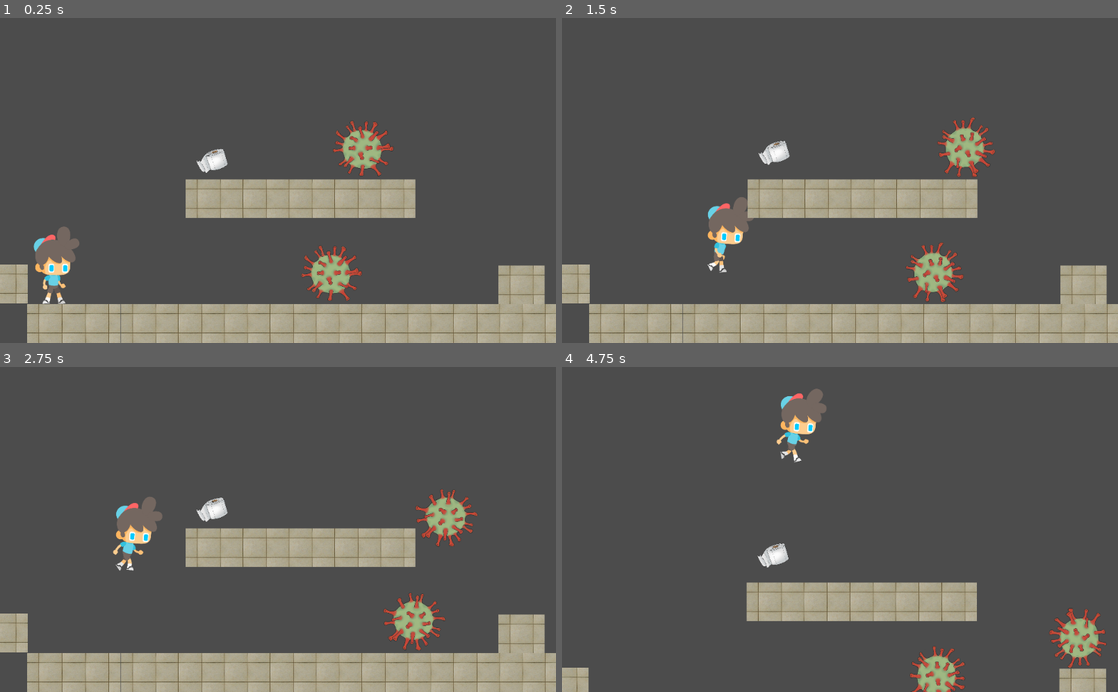
Above: before the commit, frames 1-4 (two rows, left to right).
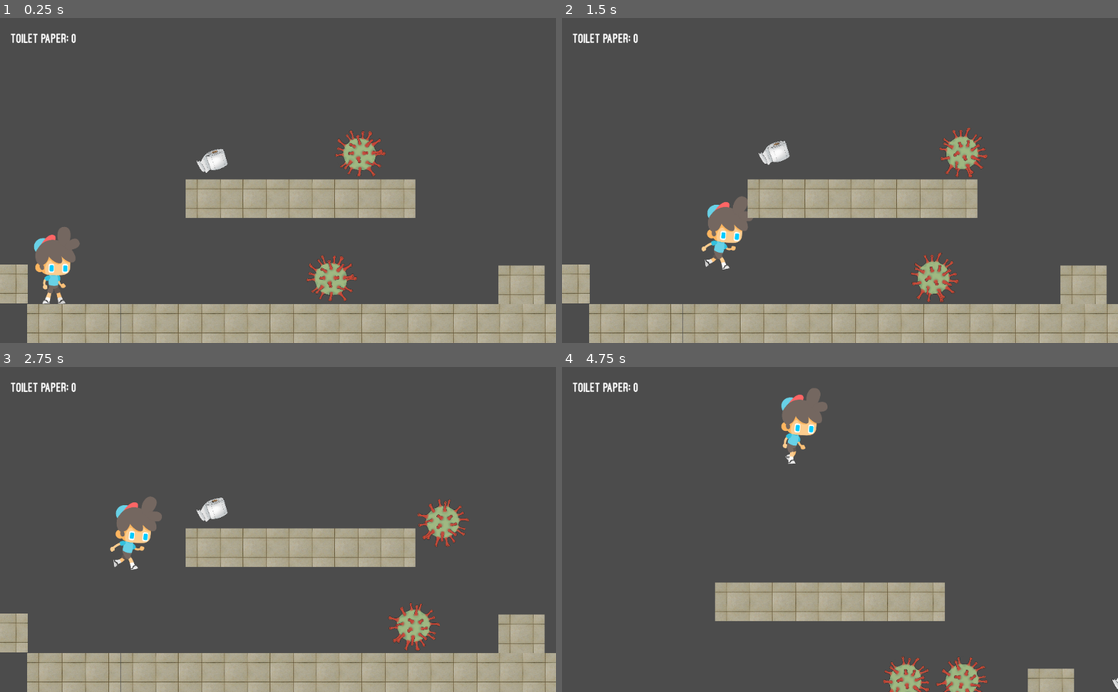
Above: after the commit, the same moments.

Repository: moomurrs/Final-Project
Game: Godot game, scene res://Scenes/World.tscn
Two runs of this game, one before a commit and one after it. Both use one fixed random seed, a clock stepped at 60 frames per second and the inputs below.
Inputs:
- Up to frame 1 (0.25 s): no input
- Up to frame 2 (1.5 s): hold Up (ui_up) 0.53-1.28 s; hold Right (ui_right) from 0.53 s (still down); tap Up (ui_up) at 1.35 s
- Up to frame 3 (2.75 s): tap Up (ui_up) at 1.52, 1.82 s; release Right (ui_right) at 2.03 s; hold Left (ui_left) from 2.03 s (still down); hold Up (ui_up) from 2.03 s (still down)
- Up to frame 4 (4.75 s): release Left (ui_left) at 2.78 s; release Up (ui_up) at 2.78 s; hold Right (ui_right) 2.78-4.28 s; tap Up (ui_up) at 2.85, 3.02, 3.32, 4.35, 4.52 s; hold Up (ui_up) 3.53-4.28 s; hold Left (ui_left) from 4.28 s (still down)

The runs differ from the first frame. In frame 1, 1.8% of the frame differs, in the area x 1-71%, y 4-88%; in frame 2, 2.2%; in frame 3, 2.1%; in frame 4, 6.3%, in the area x 0-100%, y 4-100%.

Commit message:
working Global counter for TP

Diff:
--- a/Scenes/Enemy.tscn
+++ b/Scenes/Enemy.tscn
@@ -4,13 +4,13 @@
 [ext_resource path="res://Scripts/Enemy.gd" type="Script" id=2]
 
 [sub_resource type="CircleShape2D" id=1]
-radius = 57.2088
+radius = 47.8635
 
 [node name="Enemy" type="KinematicBody2D"]
 script = ExtResource( 2 )
 
 [node name="Sprite" type="Sprite" parent="."]
-scale = Vector2( 0.3, 0.3 )
+scale = Vector2( 0.25, 0.25 )
 texture = ExtResource( 1 )
 
 [node name="CollisionShape2D" type="CollisionShape2D" parent="."]
--- /dev/null
+++ b/Scenes/Global.tscn
@@ -0,0 +1,6 @@
+[gd_scene load_steps=2 format=2]
+
+[ext_resource path="res://Scripts/Global.gd" type="Script" id=1]
+
+[node name="Global" type="Node2D"]
+script = ExtResource( 1 )
--- a/Scenes/Player.tscn
+++ b/Scenes/Player.tscn
@@ -62,30 +62,30 @@
 [ext_resource path="res://Assets/Sprites/Player/Dead (7).png" type="Texture" id=60]
 [ext_resource path="res://Assets/Sprites/Player/Dead (8).png" type="Texture" id=61]
 
-[sub_resource type="SpriteFrames" id=2]
+[sub_resource type="SpriteFrames" id=1]
 animations = [ {
 "frames": [ ExtResource( 1 ), ExtResource( 8 ), ExtResource( 4 ), ExtResource( 6 ), ExtResource( 15 ), ExtResource( 3 ), ExtResource( 5 ), ExtResource( 13 ), ExtResource( 9 ), ExtResource( 16 ), ExtResource( 14 ), ExtResource( 12 ), ExtResource( 7 ), ExtResource( 11 ), ExtResource( 10 ) ],
 "loop": true,
 "name": "idle",
-"speed": 16.0
+"speed": 20.0
 }, {
 "frames": [ ExtResource( 23 ), ExtResource( 29 ), ExtResource( 20 ), ExtResource( 17 ), ExtResource( 21 ), ExtResource( 26 ), ExtResource( 18 ), ExtResource( 22 ), ExtResource( 24 ), ExtResource( 27 ), ExtResource( 31 ), ExtResource( 30 ), ExtResource( 25 ), ExtResource( 28 ), ExtResource( 19 ) ],
 "loop": true,
 "name": "run",
-"speed": 16.0
+"speed": 20.0
+}, {
+"frames": [ ExtResource( 54 ), ExtResource( 57 ), ExtResource( 55 ), ExtResource( 56 ), ExtResource( 59 ), ExtResource( 58 ), ExtResource( 60 ), ExtResource( 61 ), ExtResource( 53 ), ExtResource( 47 ), ExtResource( 49 ), ExtResource( 51 ), ExtResource( 50 ), ExtResource( 48 ), ExtResource( 52 ) ],
+"loop": false,
+"name": "dead",
+"speed": 20.0
 }, {
 "frames": [ ExtResource( 35 ), ExtResource( 43 ), ExtResource( 36 ), ExtResource( 40 ), ExtResource( 42 ), ExtResource( 46 ), ExtResource( 44 ), ExtResource( 37 ), ExtResource( 45 ), ExtResource( 41 ), ExtResource( 32 ), ExtResource( 33 ), ExtResource( 34 ), ExtResource( 38 ), ExtResource( 39 ) ],
 "loop": true,
 "name": "jump",
-"speed": 16.0
-}, {
-"frames": [ ExtResource( 54 ), ExtResource( 57 ), ExtResource( 55 ), ExtResource( 56 ), ExtResource( 59 ), ExtResource( 58 ), ExtResource( 60 ), ExtResource( 61 ), ExtResource( 53 ), ExtResource( 47 ), ExtResource( 49 ), ExtResource( 51 ), ExtResource( 50 ), ExtResource( 48 ), ExtResource( 52 ) ],
-"loop": false,
-"name": "dead",
-"speed": 16.0
+"speed": 20.0
 } ]
 
-[sub_resource type="RectangleShape2D" id=1]
+[sub_resource type="RectangleShape2D" id=2]
 extents = Vector2( 49.2233, 72.4554 )
 
 [node name="Player" type="KinematicBody2D"]
@@ -93,14 +93,14 @@
 
 [node name="AnimatedSprite" type="AnimatedSprite" parent="."]
 scale = Vector2( 0.3, 0.3 )
-frames = SubResource( 2 )
+frames = SubResource( 1 )
 animation = "dead"
 frame = 14
 playing = true
 
 [node name="CollisionShape2D" type="CollisionShape2D" parent="."]
 position = Vector2( -47.7159, -6.20147 )
-shape = SubResource( 1 )
+shape = SubResource( 2 )
 
 [node name="Camera2D" type="Camera2D" parent="."]
 current = true
--- a/Scenes/World.tscn
+++ b/Scenes/World.tscn
@@ -1,11 +1,19 @@
-[gd_scene load_steps=5 format=2]
+[gd_scene load_steps=9 format=2]
 
 [ext_resource path="res://Scenes/Player.tscn" type="PackedScene" id=1]
 [ext_resource path="res://Scenes/GroundTile.tres" type="TileSet" id=2]
 [ext_resource path="res://Scenes/Enemy.tscn" type="PackedScene" id=3]
 [ext_resource path="res://Scenes/ToiletPaper.tscn" type="PackedScene" id=4]
+[ext_resource path="res://Assets/OstrichSans-Heavy.otf" type="DynamicFontData" id=5]
+[ext_resource path="res://Scripts/HUD.gd" type="Script" id=6]
+[ext_resource path="res://Scripts/World.gd" type="Script" id=7]
+
+[sub_resource type="DynamicFont" id=1]
+size = 25
+font_data = ExtResource( 5 )
 
 [node name="World" type="Node2D"]
+script = ExtResource( 7 )
 
 [node name="Player" parent="." instance=ExtResource( 1 )]
 position = Vector2( 101.067, 459.917 )
@@ -19,10 +27,33 @@
 [node name="Enemies" type="Node2D" parent="."]
 
 [node name="Enemy00" parent="Enemies" instance=ExtResource( 3 )]
-position = Vector2( 546.343, 468.996 )
+position = Vector2( 546.343, 477.417 )
 
 [node name="Enemy01" parent="Enemies" instance=ExtResource( 3 )]
-position = Vector2( 604.343, 240.996 )
+position = Vector2( 599.08, 249.417 )
 
-[node name="ToiletPaper" parent="." instance=ExtResource( 4 )]
+[node name="HUD" type="CanvasLayer" parent="."]
+script = ExtResource( 6 )
+
+[node name="Label" type="Label" parent="HUD"]
+margin_left = 20.0
+margin_top = 29.4737
+margin_right = 104.0
+margin_bottom = 43.4737
+custom_fonts/font = SubResource( 1 )
+text = "Toilet Paper: "
+__meta__ = {
+"_edit_use_anchors_": false
+}
+
+[node name="ToiletPapers" type="Node2D" parent="."]
+
+[node name="ToiletPaper00" parent="ToiletPapers" instance=ExtResource( 4 )]
 position = Vector2( 346.628, 260.12 )
+
+[node name="ToiletPaper01" parent="ToiletPapers" instance=ExtResource( 4 )]
+position = Vector2( 1232.95, 472.752 )
+
+[node name="ToiletPaper02" parent="ToiletPapers" instance=ExtResource( 4 )]
+position = Vector2( 1058.21, 488.541 )
+[connection signal="scoreUpdate" from="Player" to="HUD" method="_on_Player_scoreUpdate"]
--- /dev/null
+++ b/Scripts/Global.gd
@@ -0,0 +1,12 @@
+extends Node2D
+
+var score = 0
+
+func _ready():
+	pass
+
+func increaseScore():
+	score += 1
+
+func getScore():
+	return score
--- /dev/null
+++ b/Scripts/HUD.gd
@@ -0,0 +1,10 @@
+extends CanvasLayer
+
+
+func _ready():
+	pass
+
+
+func _on_Player_scoreUpdate():
+	var score = get_node("/root/Global").getScore()
+	$Label.text = "Toilet Paper: " + str(score)
--- a/Scripts/Player.gd
+++ b/Scripts/Player.gd
@@ -7,7 +7,7 @@
 const FLOOR = Vector2(0, -1)
 var onGround = false
 var isDead = false
-
+signal scoreUpdate
 
 
 func _ready():
@@ -59,6 +59,10 @@
 				# if the collision object is Enemey, kill player
 				if "Enemy" in get_slide_collision(i).collider.name:
 					dead()
+				if "ToiletPaper" in get_slide_collision(i).collider.name:
+					emit_signal("scoreUpdate")
+					get_node("/root/Global").increaseScore()
+					get_slide_collision(i).collider.queue_free()
 # kills the player
 func dead():
 	isDead = true
--- /dev/null
+++ b/Scripts/World.gd
@@ -0,0 +1,6 @@
+extends Node2D
+
+
+func _ready():
+	var score = get_node("")
+	$HUD/Label.text = "Toilet Paper: 0"
--- a/project.godot
+++ b/project.godot
@@ -19,6 +19,40 @@
 run/main_scene="res://Scenes/World.tscn"
 config/icon="res://icon.png"
 
+[autoload]
+
+Global="*res://Scenes/Global.tscn"
+
+[input]
+
+ui_left={
+"deadzone": 0.5,
+"events": [ Object(InputEventKey,"resource_local_to_scene":false,"resource_name":"","device":0,"alt":false,"shift":false,"control":false,"meta":false,"command":false,"pressed":false,"scancode":16777231,"unicode":0,"echo":false,"script":null)
+, Object(InputEventJoypadButton,"resource_local_to_scene":false,"resource_name":"","device":0,"button_index":14,"pressure":0.0,"pressed":false,"script":null)
+, Object(InputEventKey,"resource_local_to_scene":false,"resource_name":"","device":0,"alt":false,"shift":false,"control":false,"meta":false,"command":false,"pressed":false,"scancode":65,"unicode":0,"echo":false,"script":null)
+ ]
+}
+ui_right={
+"deadzone": 0.5,
+"events": [ Object(InputEventKey,"resource_local_to_scene":false,"resource_name":"","device":0,"alt":false,"shift":false,"control":false,"meta":false,"command":false,"pressed":false,"scancode":16777233,"unicode":0,"echo":false,"script":null)
+, Object(InputEventJoypadButton,"resource_local_to_scene":false,"resource_name":"","device":0,"button_index":15,"pressure":0.0,"pressed":false,"script":null)
+, Object(InputEventKey,"resource_local_to_scene":false,"resource_name":"","device":0,"alt":false,"shift":false,"control":false,"meta":false,"command":false,"pressed":false,"scancode":68,"unicode":0,"echo":false,"script":null)
+ ]
+}
+ui_up={
+"deadzone": 0.5,
+"events": [ Object(InputEventKey,"resource_local_to_scene":false,"resource_name":"","device":0,"alt":false,"shift":false,"control":false,"meta":false,"command":false,"pressed":false,"scancode":16777232,"unicode":0,"echo":false,"script":null)
+, Object(InputEventJoypadButton,"resource_local_to_scene":false,"resource_name":"","device":0,"button_index":12,"pressure":0.0,"pressed":false,"script":null)
+, Object(InputEventKey,"resource_local_to_scene":false,"resource_name":"","device":0,"alt":false,"shift":false,"control":false,"meta":false,"command":false,"pressed":false,"scancode":87,"unicode":0,"echo":false,"script":null)
+ ]
+}
+ui_down={
+"deadzone": 0.5,
+"events": [ Object(InputEventKey,"resource_local_to_scene":false,"resource_name":"","device":0,"alt":false,"shift":false,"control":false,"meta":false,"command":false,"pressed":false,"scancode":16777234,"unicode":0,"echo":false,"script":null)
+, Object(InputEventJoypadButton,"resource_local_to_scene":false,"resource_name":"","device":0,"button_index":13,"pressure":0.0,"pressed":false,"script":null)
+ ]
+}
+
 [rendering]
 
 environment/default_environment="res://default_env.tres"
Binary file removed: icon.png
Not shown, removed: icon.png.import
Not shown, removed: our-story-begins.zip
